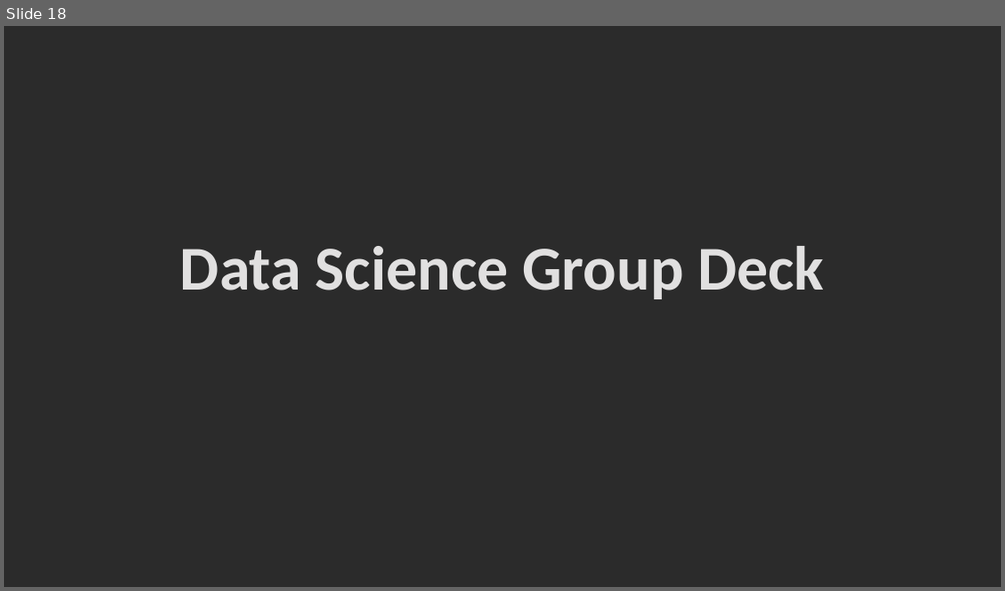
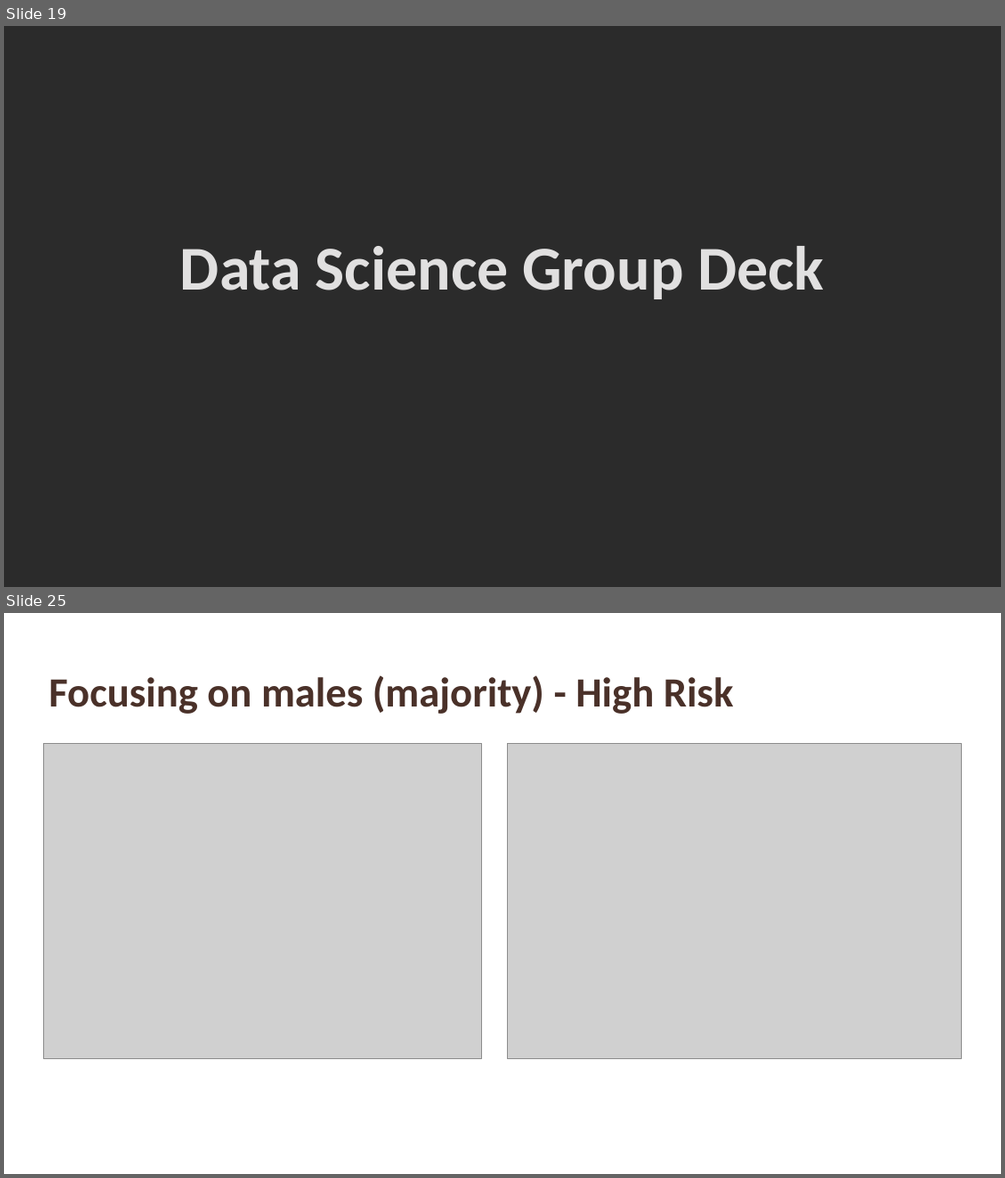
Before and after one commit to suhitasva/Auto_Insurance_Study, a slide deck: Insurance_Case_Study_Results_SVA.pptx. Shown one above the other, each under a label of ours: slide 18 before the commit, slides 19 and 25 after it; the slides between them are not shown. The pictures are 1005x591 and 1005x1178 pixels, drawn with LibreOffice and Linux fonts; fonts in the diff are those of the drawing; grey boxes stand for pictures; background and template pictures are left out; a plain dark background stands for a picture behind light text. Boxes give left, top, right and bottom in pixels: in the first picture for what was removed or moved away, otherwise in the second. Text is boxed around its words. In the diff, an @@ line names an element or a change of style, - is before the commit and + after.

```diff
--- a/Insurance_Case_Study_Results_SVA.pptx
+++ b/Insurance_Case_Study_Results_SVA.pptx
@@ slide 25 added at [4, 613, 1001, 1174], background picture (left out) @@
@@ title added at [48, 675, 734, 714], 40 pt, text #4A3128, bold @@
+Focusing on males (majority) - High Risk
@@ picture added at [44, 743, 481, 1059] @@
@@ picture added at [508, 743, 961, 1059] @@
@@ what was slide 18 is now slide 19 @@
```
Also in this commit, not shown: 1 slide changed, 14 other slides added, 4 slides removed.
